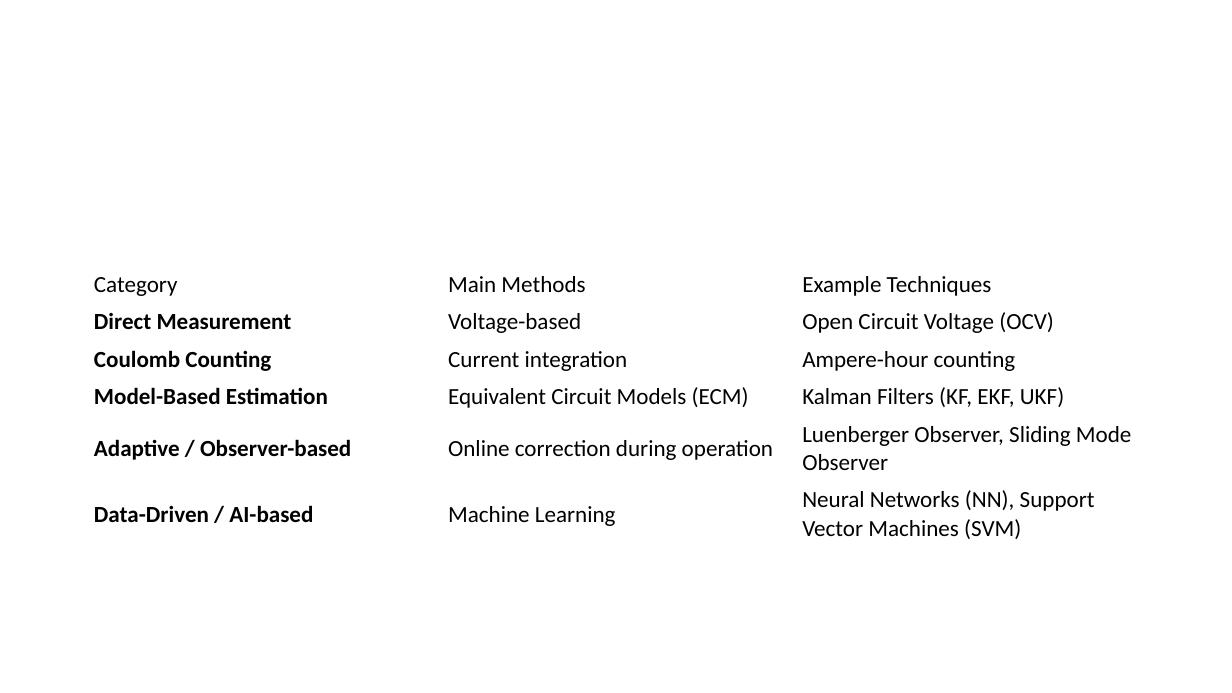
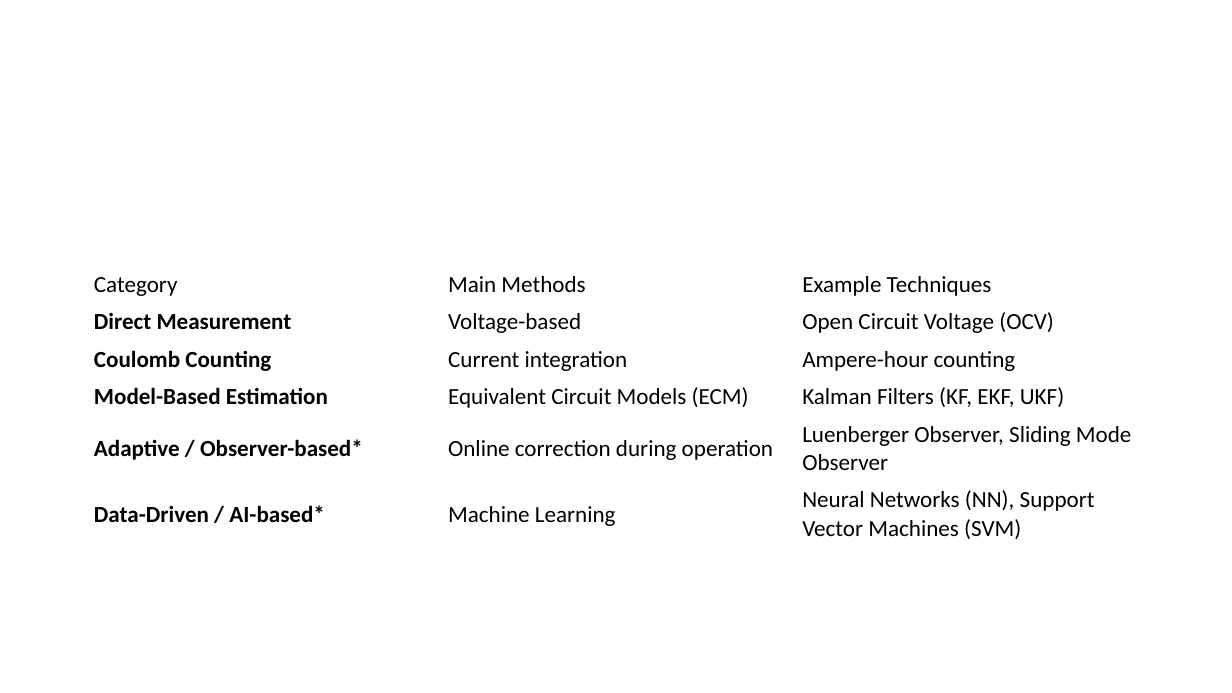
Before and after one commit to DrHammerhead/SoC-estimation, a slide deck: slide 6 of SoC Estimation.pptx (slide 5 before the commit). Drawn at 1232x693 pixels with LibreOffice and Linux fonts; fonts in the diff are those of the drawing. Boxes give left, top, right and bottom in pixels: in the first picture for what was removed or moved away, otherwise in the second. Text is boxed around its words. In the diff, an @@ line names an element or a change of style, - is before the commit and + after.

```diff
--- a/SoC Estimation.pptx
+++ b/SoC Estimation.pptx
@@ table at (x1=85, y1=266, x2=1147, y2=543) @@
-row 5, column 1: Adaptive / Observer-based
+row 5, column 1: Adaptive / Observer-based*
-row 6, column 1: Data-Driven / AI-based
+row 6, column 1: Data-Driven / AI-based*
```
Also in this commit, not shown: 7 other slides changed, 30 slides added.
